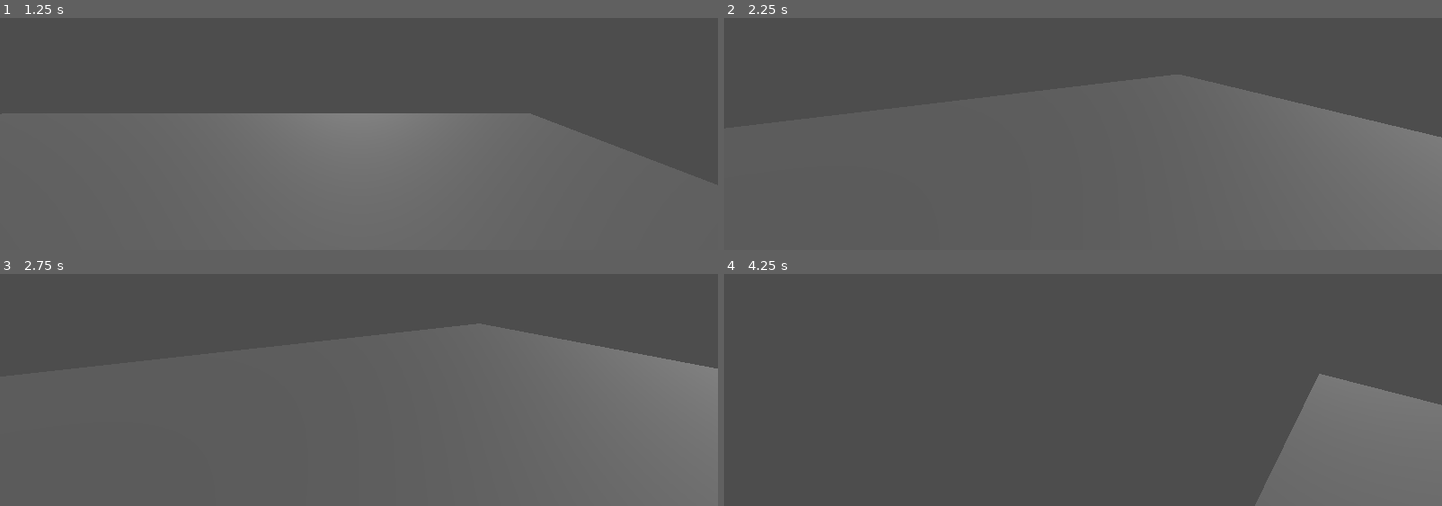
Above: before the commit, frames 1-4 (two rows, left to right).
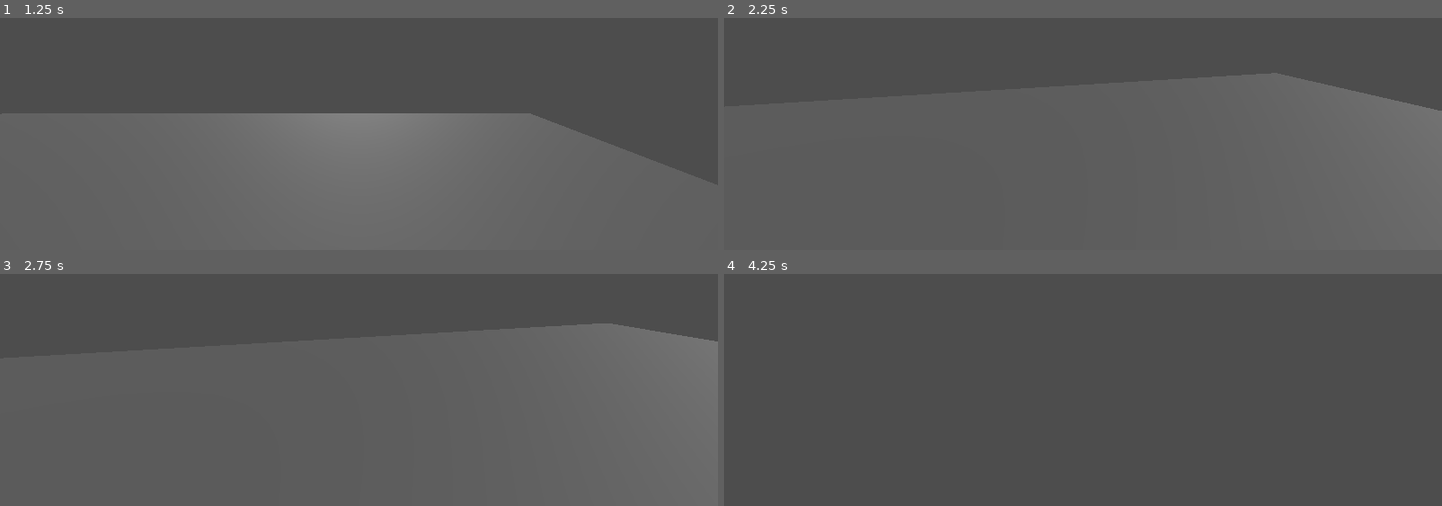
Above: after the commit, the same moments.

Repository: jakvbm1/under-angels-skin
Game: Godot game, scene res://scenes/testing_level.tscn
Same seed, same stepped clock (60 frames per second), same inputs: the game is played once before the commit and once after it.
Inputs (mouse positions are in pixels of both pictures, inside the frame that each line leads up to):
- Up to frame 1 (1.25 s): tap Enter (ui_accept) at 0.5, 0.77 s; move the mouse to (516, 27) at 0.52 s; hold D (right) from 0.53 s (still down); click (516, 27) at 0.67 s
- Up to frame 2 (2.25 s): move the mouse to (1047, 50) at 1.27 s; release D (right) at 1.28 s; hold W (forward) from 1.28 s (still down); tap Enter (ui_accept) at 1.52 s; move the mouse to (1097, 41) at 2.02 s
- Up to frame 3 (2.75 s): keep holding W (forward)
- Up to frame 4 (4.25 s): keep holding W (forward); move the mouse to (1075, 311) at 2.77 s; tap Enter (ui_accept) at 3.02, 3.77 s; move the mouse to (1133, 308) at 3.52 s

Frame 1 is identical in both runs. In frame 2, 2.5% of the frame differs, in the area x 75-100%, y 23-52%; in frame 3, 2.5%; in frame 4, 11%, in the area x 73-100%, y 43-100%.

Commit message:
Changes constant values in player.gd

Diff:
--- a/scripts/player.gd
+++ b/scripts/player.gd
@@ -14,8 +14,8 @@
 
 	if Input.get_mouse_mode() == Input.MOUSE_MODE_CAPTURED:
 		if event is InputEventMouseMotion:
-			neck.rotate_y(-event.relative.x * 0.005)
-			camera.rotate_x(-event.relative.y * 0.005)
+			neck.rotate_y(-event.relative.x * 0.006)
+			camera.rotate_x(-event.relative.y * 0.006)
 			camera.rotation.x = clamp(camera.rotation.x, deg_to_rad(-30), deg_to_rad(60))
 
 func _physics_process(delta: float) -> void:
